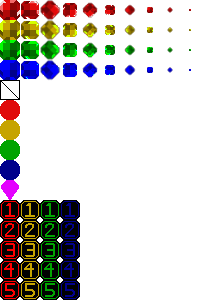
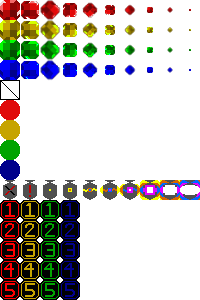
Before/after of a 200 x 300 layered artwork. What changed in the layer stack:
added group "star" with 11 layers above "destroyers" over [3, 180, 200, 200]
renamed "star" to "normal star", moved it into group "star", painted on it over [1, 180, 19, 200]
added group "star destroy" with 9 layers in group "star" over [23, 180, 200, 200]
added layer "star destroy 0" in group "star destroy" over [23, 180, 37, 200]
added layer "star destroy 1" in group "star destroy" over [43, 180, 57, 200]
added layer "star destroy 2" in group "star destroy" over [63, 180, 77, 200]
added layer "star destroy 3" in group "star destroy" over [83, 180, 97, 200]
added layer "star destroy 4" in group "star destroy" over [100, 180, 120, 200]
added layer "star destroy 5" in group "star destroy" over [120, 180, 140, 200]
added layer "star destroy 6" in group "star destroy" over [140, 180, 160, 200]
added layer "star destroy 7" in group "star destroy" over [160, 180, 180, 200]
added layer "star destroy 8" in group "star destroy" over [180, 180, 200, 200]
